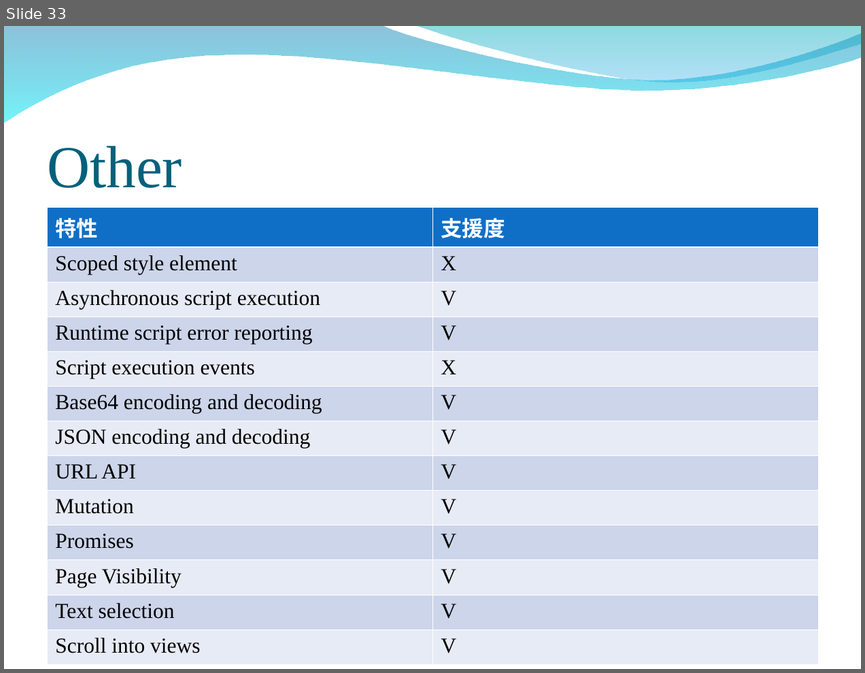
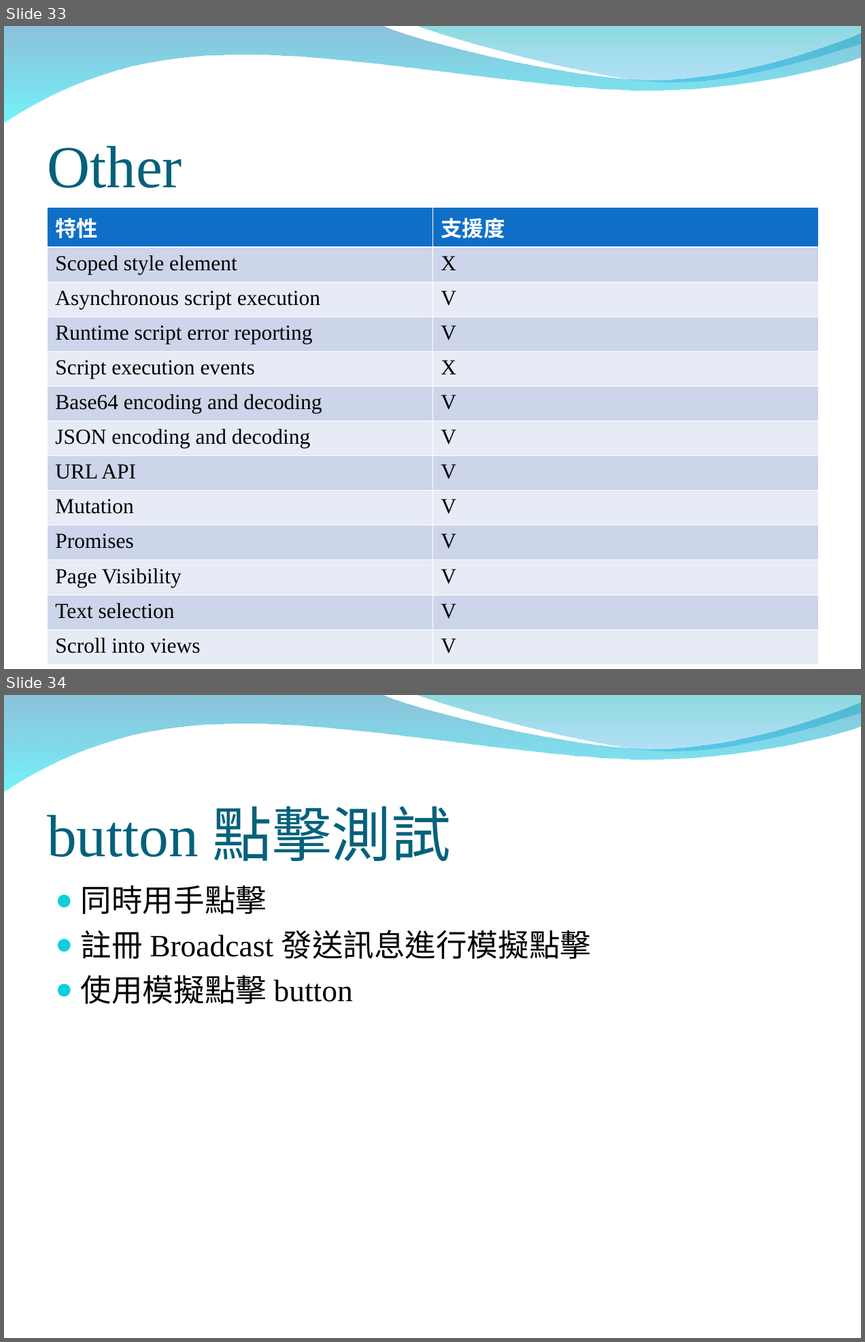
Before and after one commit to peter279k/regular_meeting, a slide deck: WebView.ppt. Shown one above the other, each under a label of ours: slide 33 before the commit, slides 33 and 34 after it. The pictures are 865x673 and 865x1342 pixels, drawn with LibreOffice and Linux fonts; fonts in the diff are those of the drawing; background and template pictures are left out. Boxes give left, top, right and bottom in pixels: in the first picture for what was removed or moved away, otherwise in the second. Text is boxed around its words. In the diff, an @@ line names an element or a change of style, - is before the commit and + after.

Commit message:
新增 WebView button 點擊測時間方式

```diff
--- a/WebView.ppt
+++ b/WebView.ppt
@@ slide 34 added at [4, 695, 861, 1338], background picture (left out); not listed: 2 template elements that a slide beside it also shows @@
@@ title added at [47, 806, 451, 861], 50 pt, text #04617B @@
+button 點擊測試
@@ text added at [81, 885, 591, 1004], 26 pt, text #000000 @@
+● 同時用手點擊
+● 註冊 Broadcast 發送訊息進行模擬點擊
+● 使用模擬點擊 button
```
